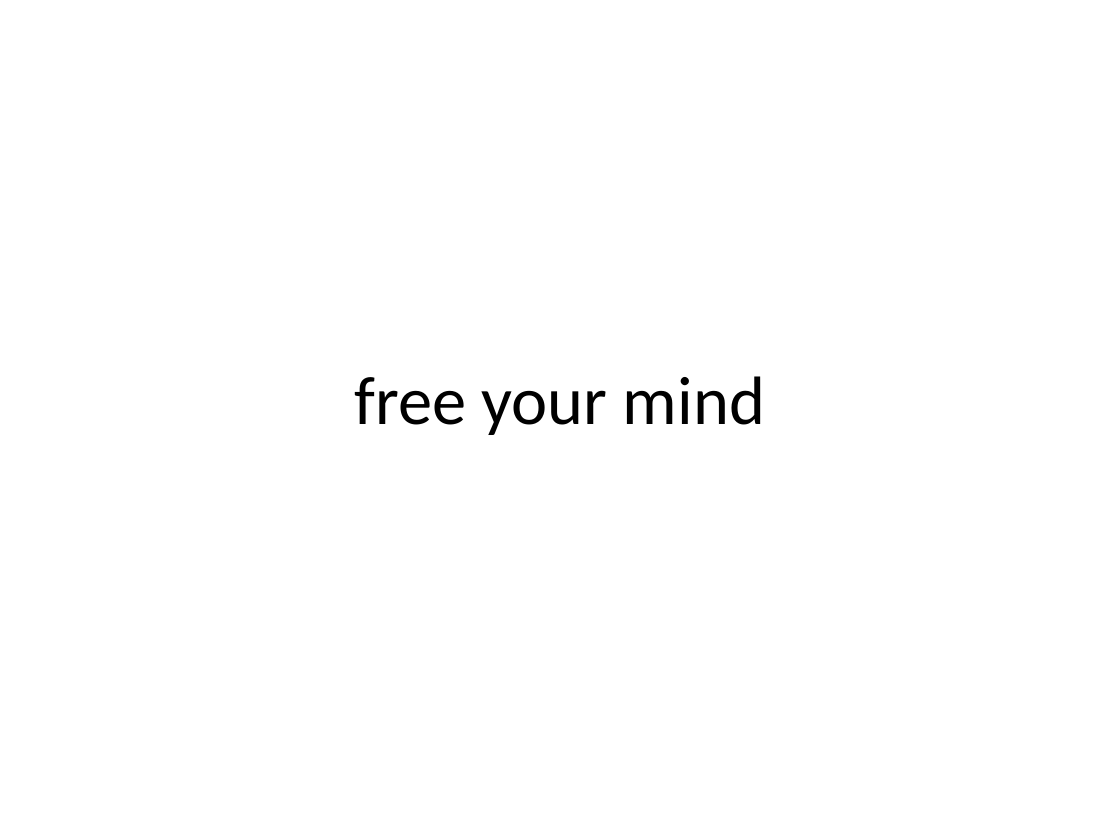
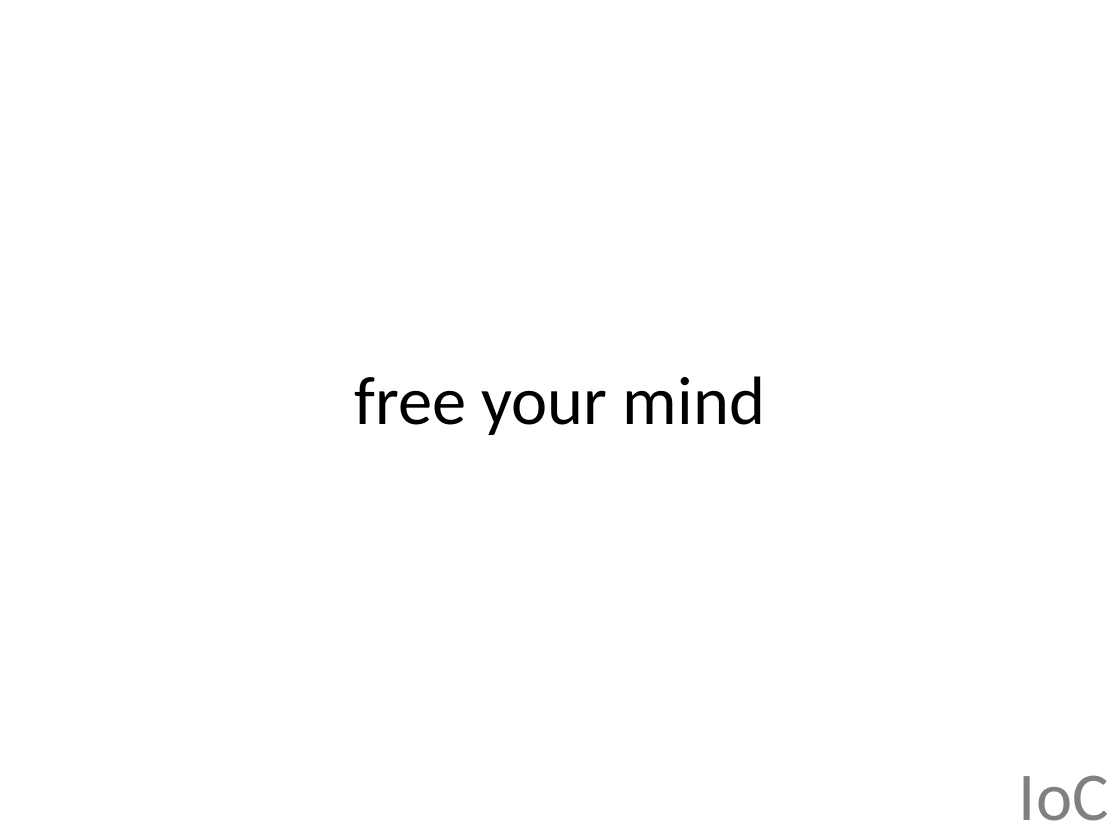
Before and after one commit to jonfuller/presentations, a slide deck: slide 28 of dependencies/dependencies.pptx. Drawn at 1120x840 pixels with LibreOffice and Linux fonts; fonts in the diff are those of the drawing. Boxes give left, top, right and bottom in pixels: in the first picture for what was removed or moved away, otherwise in the second. Text is boxed around its words. In the diff, an @@ line names an element or a change of style, - is before the commit and + after.

```diff
--- a/dependencies/dependencies.pptx
+++ b/dependencies/dependencies.pptx
@@ text added at (1019,775,1109,821), 44 pt, text #808080 @@
+IoC
```
Also in this commit, not shown: 4 other slides changed, 10 slides added, 5 slides removed, 1 other file.
